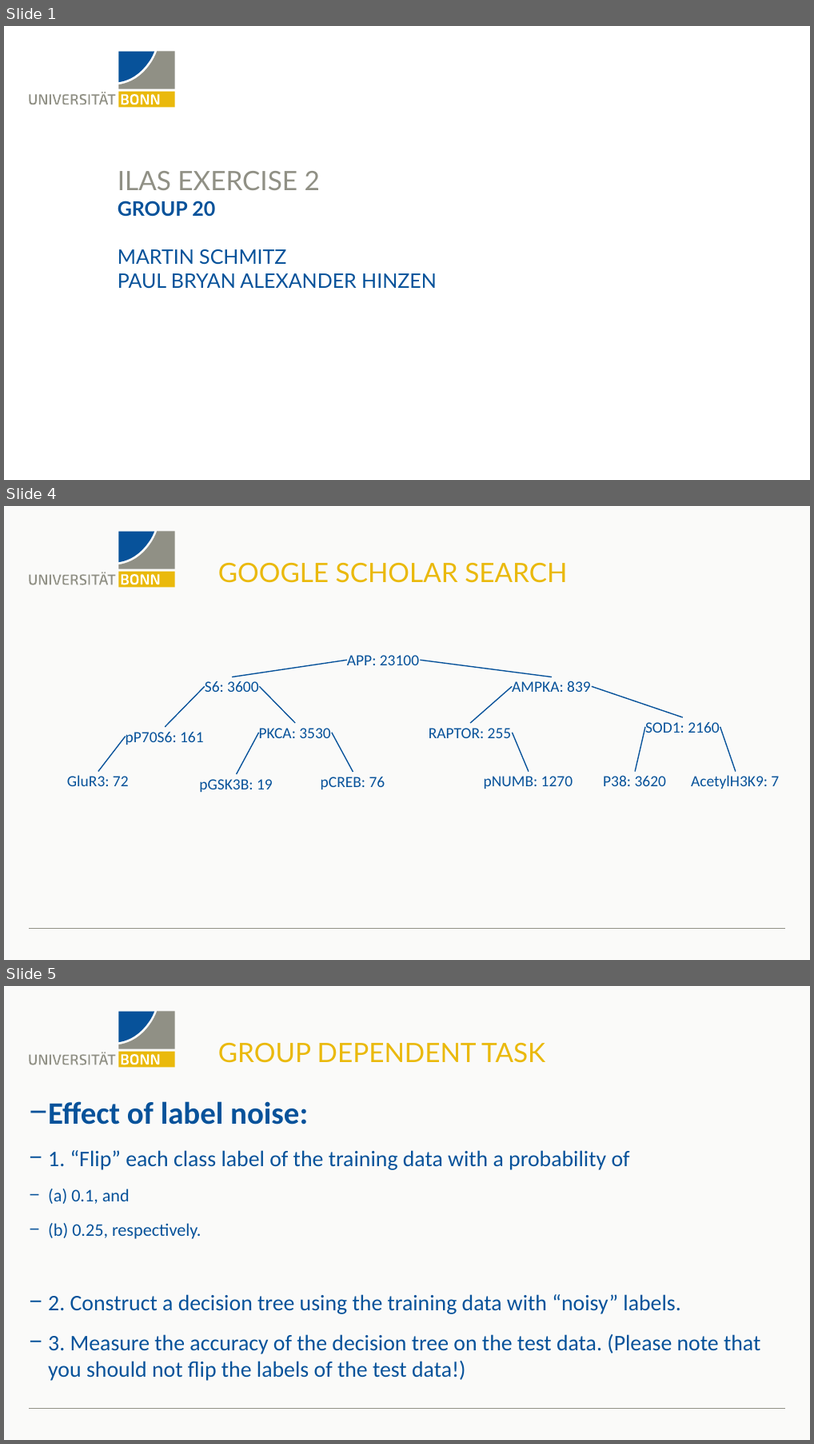
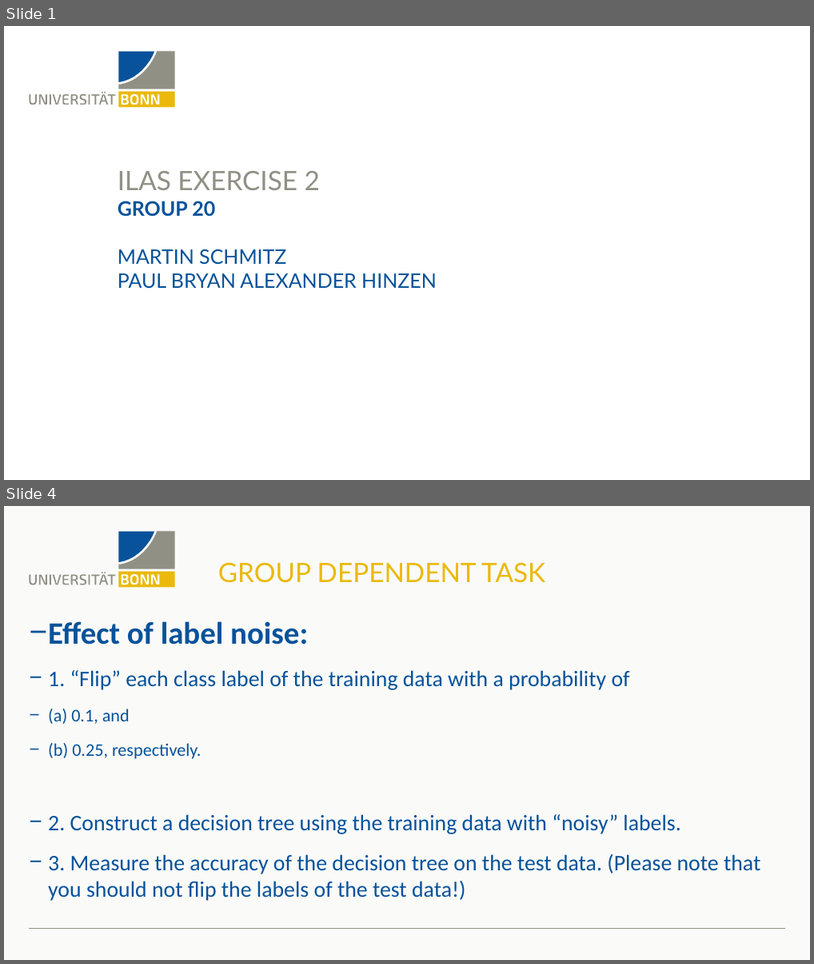
Before and after one commit to MartinFSchmitz/machine_learning, a slide deck: ML_Ass_1_Python27/Präsentation.pptx. Shown one above the other, each under a label of ours: slides 1, 4 and 5 before the commit, slides 1 and 4 after it; the slides between them are not shown. The pictures are 814x1444 and 814x964 pixels, drawn with LibreOffice and Linux fonts; fonts in the diff are those of the drawing; background and template pictures are left out. Boxes give left, top, right and bottom in pixels: in the first picture for what was removed or moved away, otherwise in the second. Text is boxed around its words. In the diff, an @@ line names an element or a change of style, - is before the commit and + after.

```diff
--- a/ML_Ass_1_Python27/Präsentation.pptx
+++ b/ML_Ass_1_Python27/Präsentation.pptx
@@ slide 4 removed at [4,506,810,960], background #FAFAF9; not listed: 19 template elements that a slide beside it also shows @@
@@ title removed at [218,563,567,583] @@
-GOOGLE SCHOLAR SEARCH
@@ line removed from (347, 660) to (232, 677) @@
@@ text removed at [347,655,419,665] @@
-APP: 23100
@@ line removed from (420, 660) to (552, 677) @@
@@ line removed from (205, 686) to (165, 727) @@
@@ text removed at [205,681,258,692] @@
-S6: 3600
@@ line removed from (259, 686) to (295, 723) @@
@@ line removed from (512, 686) to (470, 723) @@
@@ text removed at [512,680,591,692] @@
-AMPKA: 839
@@ line removed from (592, 686) to (683, 717) @@
@@ line removed from (126, 736) to (98, 772) @@
@@ text removed at [126,732,204,744] @@
-pP70S6: 161
@@ line removed from (259, 732) to (237, 774) @@
@@ text removed at [259,728,330,738] @@
-PKCA: 3530
@@ line removed from (332, 732) to (353, 772) @@
@@ text removed at [429,728,512,738] @@
-RAPTOR: 255
@@ line removed from (512, 732) to (529, 772) @@
@@ line removed from (646, 727) to (635, 772) @@
@@ text removed at [646,722,719,732] @@
-SOD1: 2160
@@ line removed from (721, 727) to (736, 772) @@
@@ text removed at [67,775,129,786] @@
-GluR3: 72
@@ text removed at [199,779,273,792] @@
-pGSK3B: 19
@@ text removed at [321,776,386,789] @@
-pCREB: 76
@@ text removed at [484,776,573,788] @@
-pNUMB: 1270
@@ text removed at [603,775,666,786] @@
-P38: 3620
@@ text removed at [691,775,779,788] @@
-AcetylH3K9: 7
@@ what was slide 5 is now slide 4 @@
```
Also in this commit, not shown: 4 slides changed, 26 other files.
